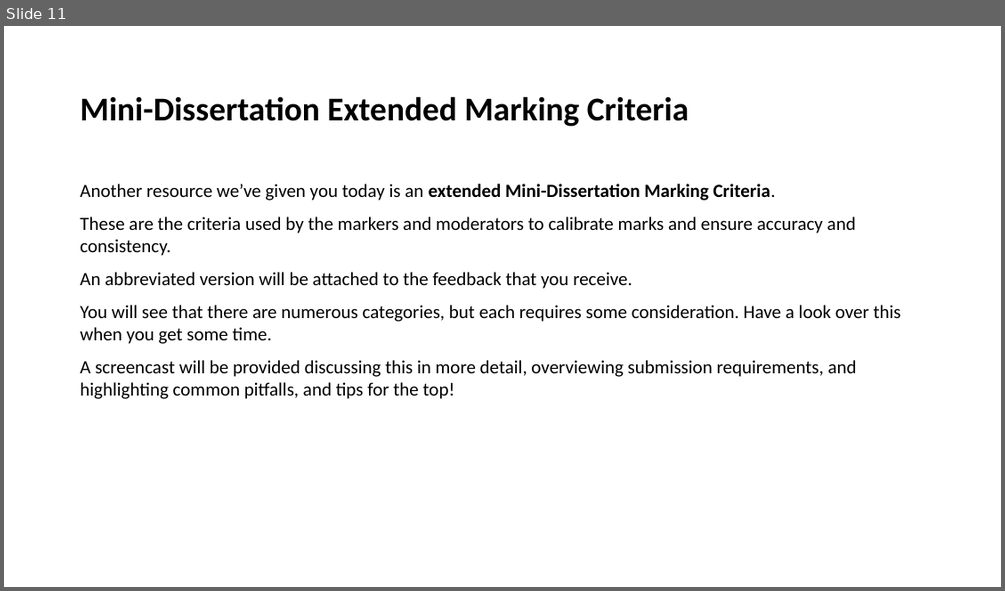
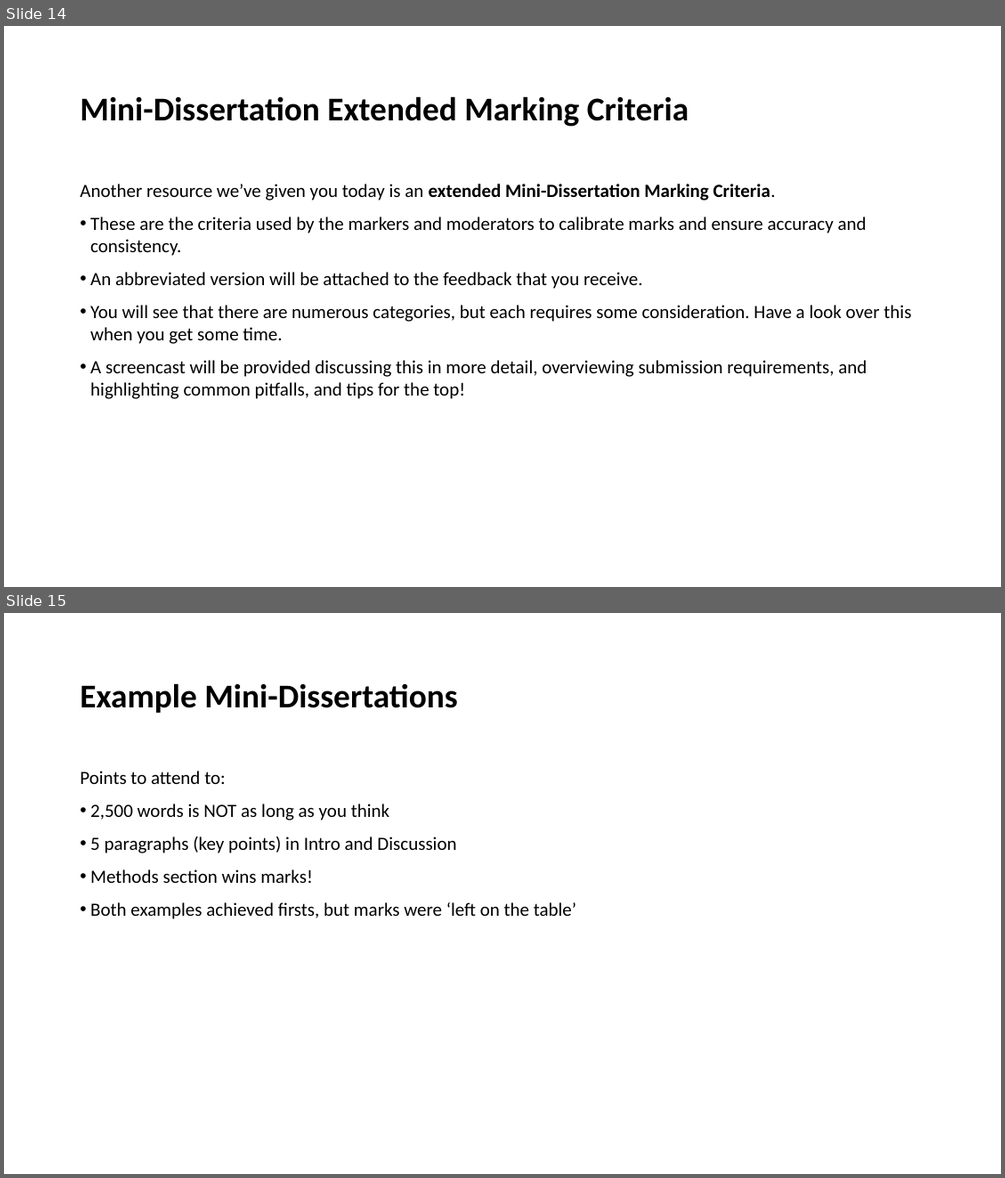
Before and after one commit to LittleMonkeyLab/PS52007Dslides, a slide deck: _site/lectures/Lecture10/Lecture10.pptx. Shown one above the other, each under a label of ours: slide 11 before the commit, slides 14 and 15 after it. The pictures are 1005x591 and 1005x1178 pixels, drawn with LibreOffice and Linux fonts; fonts in the diff are those of the drawing. Boxes give left, top, right and bottom in pixels: in the first picture for what was removed or moved away, otherwise in the second. Text is boxed around its words. In the diff, an @@ line names an element or a change of style, - is before the commit and + after.

```diff
--- a/_site/lectures/Lecture10/Lecture10.pptx
+++ b/_site/lectures/Lecture10/Lecture10.pptx
@@ slide 15 added at (4,613,1001,1174), background #FFFFFF @@
@@ title added at (80,683,457,713), 32 pt, text #000000, bold @@
+Example Mini-Dissertations
@@ text added at (80,771,576,919), 18 pt, text #000000 @@
+Points to attend to:
+• 2,500 words is NOT as long as you think
+• 5 paragraphs (key points) in Intro and Discussion
+• Methods section wins marks!
+• Both examples achieved firsts, but marks were ‘left on the table’
@@ what was slide 11 is now slide 14 @@
@@ slide 14 changed as well @@
@@ text at (90,216,911,399): bullet none to • @@
```
Also in this commit, not shown: 8 other slides changed, 5 other slides added, 10 other files.
